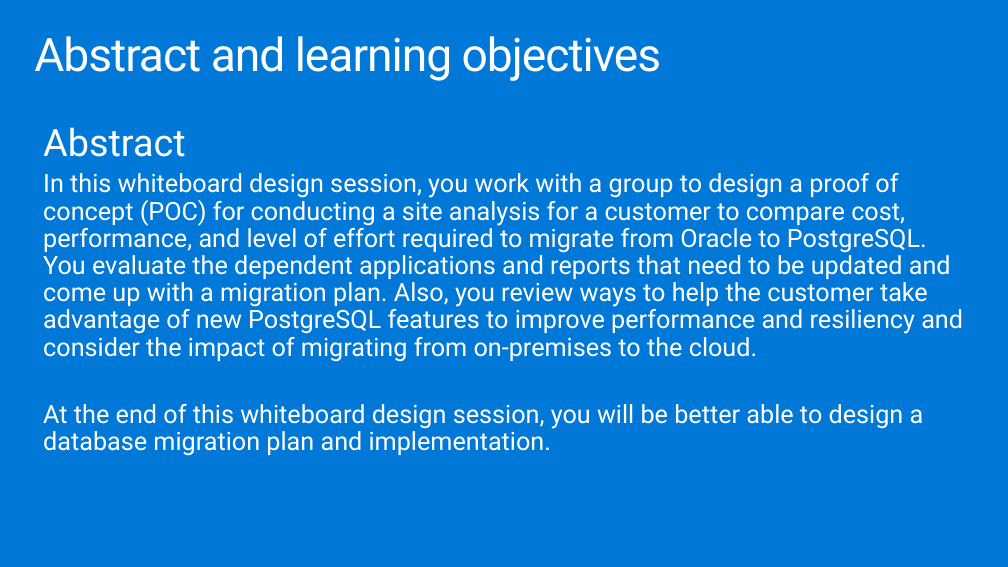
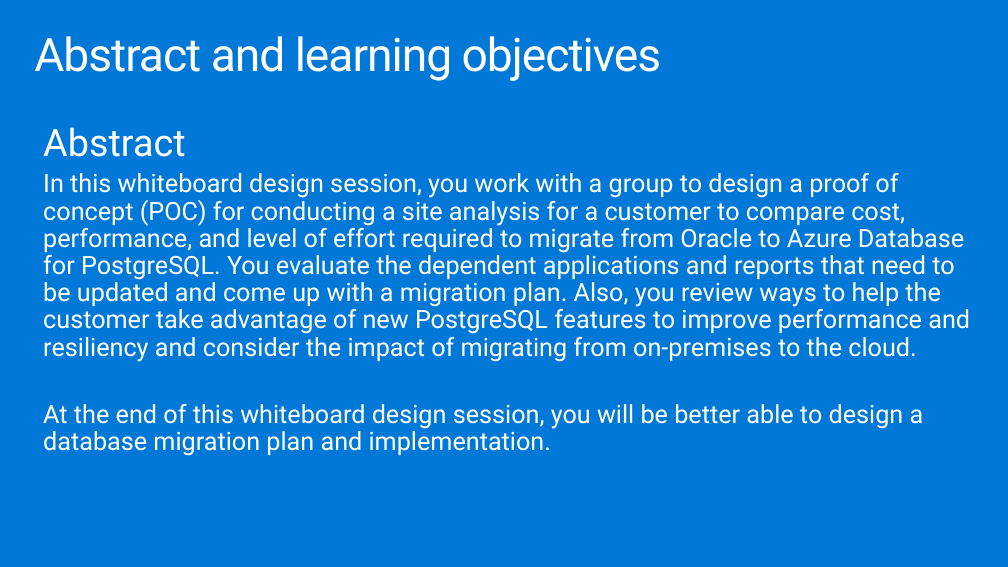
Before and after one commit to sumitmalik51/MCW-Migrating-Oracle-to-Azure-SQL-and-PostgreSQL, a slide deck: slide 2 of Whiteboard design session/WDS trainer presentation - Oracle to PostgreSQL.pptx. Drawn at 1008x567 pixels with LibreOffice and Linux fonts; fonts in the diff are those of the drawing. Boxes give left, top, right and bottom in pixels: in the first picture for what was removed or moved away, otherwise in the second. Text is boxed around its words. In the diff, an @@ line names an element or a change of style, - is before the commit and + after.

```diff
--- a/Whiteboard design session/WDS trainer presentation - Oracle to PostgreSQL.pptx
+++ b/Whiteboard design session/WDS trainer presentation - Oracle to PostgreSQL.pptx
@@ text at bbox=[43, 173, 970, 362]: text changed @@
-In this whiteboard design session, you work with a group to design a proof of concept (POC) for conducting a site analysis for a customer to compare cost, performance, and level of effort required to migrate from Oracle to PostgreSQL. You evaluate the dependent applications and reports that need to be updated and come up with a migration plan. Also, you review ways to help the customer take advantage of new PostgreSQL features to improve performance and resiliency and consider the impact of migrating from on-premises to the cloud.
+In this whiteboard design session, you work with a group to design a proof of concept (POC) for conducting a site analysis for a customer to compare cost, performance, and level of effort required to migrate from Oracle to Azure Database for PostgreSQL. You evaluate the dependent applications and reports that need to be updated and come up with a migration plan. Also, you review ways to help the customer take advantage of new PostgreSQL features to improve performance and resiliency and consider the impact of migrating from on-premises to the cloud.
```
Also in this commit, not shown: 2 other files.
